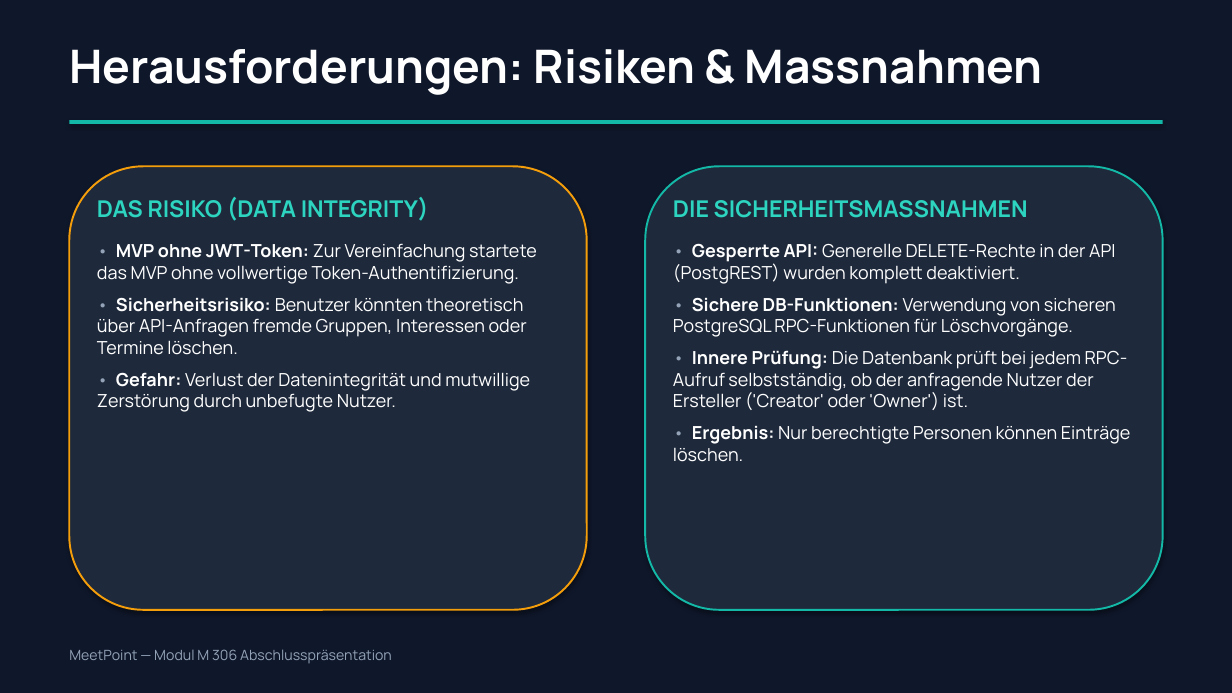
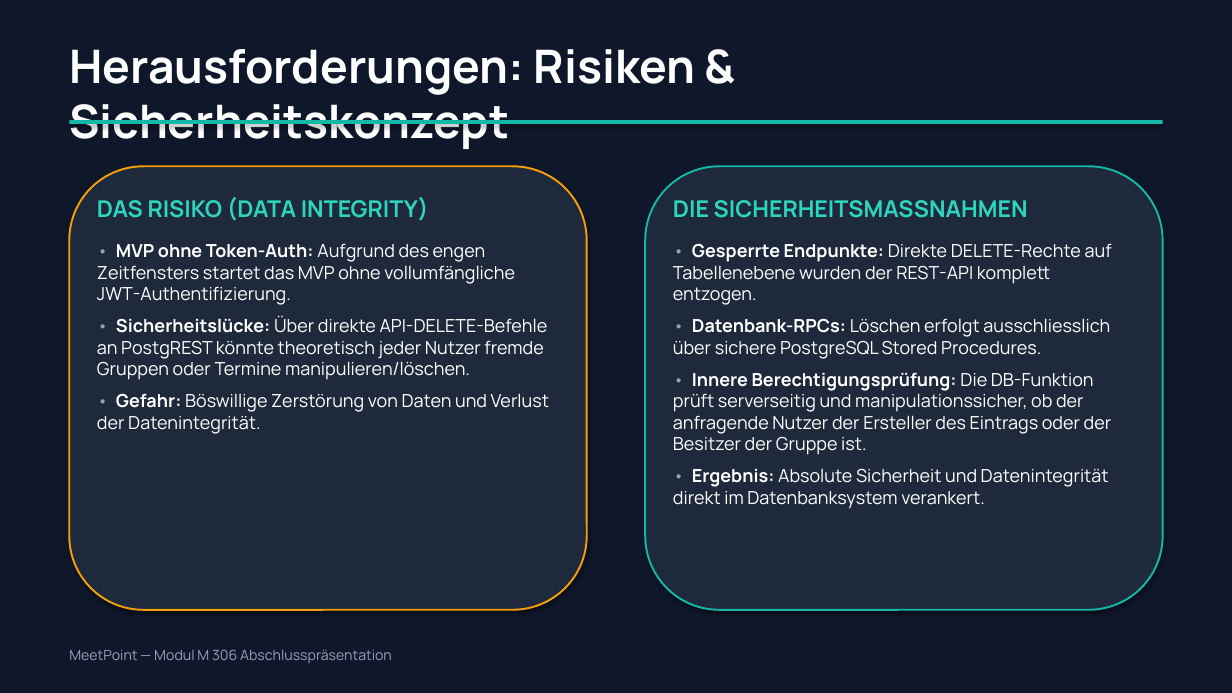
Before and after one commit to bobiib/MeetPoint, a slide deck: slide 4 of MeetPoint_Praesentation.pptx. Drawn at 1232x693 pixels with LibreOffice and Linux fonts; fonts in the diff are those of the drawing. Boxes give left, top, right and bottom in pixels: in the first picture for what was removed or moved away, otherwise in the second. Text is boxed around its words. In the diff, an @@ line names an element or a change of style, - is before the commit and + after.

```diff
--- a/MeetPoint_Praesentation.pptx
+++ b/MeetPoint_Praesentation.pptx
@@ text at (69,49,696,149): text changed @@
-Herausforderungen: Risiken & Massnahmen
+Herausforderungen: Risiken & Sicherheitskonzept
@@ text at (97,243,549,434): text changed @@
-• MVP ohne JWT-Token: Zur Vereinfachung startete das MVP ohne vollwertige Token-Authentifizierung.
-• Sicherheitsrisiko: Benutzer könnten theoretisch über API-Anfragen fremde Gruppen, Interessen oder Termine löschen.
-• Gefahr: Verlust der Datenintegrität und mutwillige Zerstörung durch unbefugte Nutzer.
+• MVP ohne Token-Auth: Aufgrund des engen Zeitfensters startet das MVP ohne vollumfängliche JWT-Authentifizierung.
+• Sicherheitslücke: Über direkte API-DELETE-Befehle an PostgREST könnte theoretisch jeder Nutzer fremde Gruppen oder Termine manipulieren/löschen.
+• Gefahr: Böswillige Zerstörung von Daten und Verlust der Datenintegrität.
@@ text at (673,243,1112,509): text changed @@
-• Gesperrte API: Generelle DELETE-Rechte in der API (PostgREST) wurden komplett deaktiviert.
-• Sichere DB-Funktionen: Verwendung von sicheren PostgreSQL RPC-Funktionen für Löschvorgänge.
-• Innere Prüfung: Die Datenbank prüft bei jedem RPC-Aufruf selbstständig, ob der anfragende Nutzer der Ersteller ('Creator' oder 'Owner') ist.
-• Ergebnis: Nur berechtigte Personen können Einträge löschen.
+• Gesperrte Endpunkte: Direkte DELETE-Rechte auf Tabellenebene wurden der REST-API komplett entzogen.
+• Datenbank-RPCs: Löschen erfolgt ausschliesslich über sichere PostgreSQL Stored Procedures.
+• Innere Berechtigungsprüfung: Die DB-Funktion prüft serverseitig und manipulationssicher, ob der anfragende Nutzer der Ersteller des Eintrags oder der Besitzer der Gruppe ist.
+• Ergebnis: Absolute Sicherheit und Datenintegrität direkt im Datenbanksystem verankert.
```
Also in this commit, not shown: 5 other slides changed.
